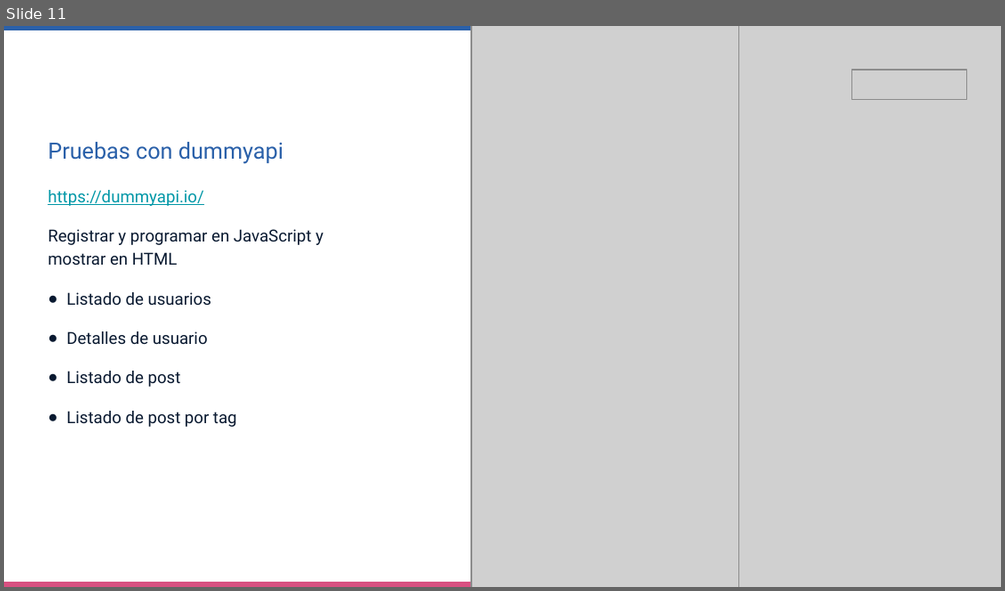
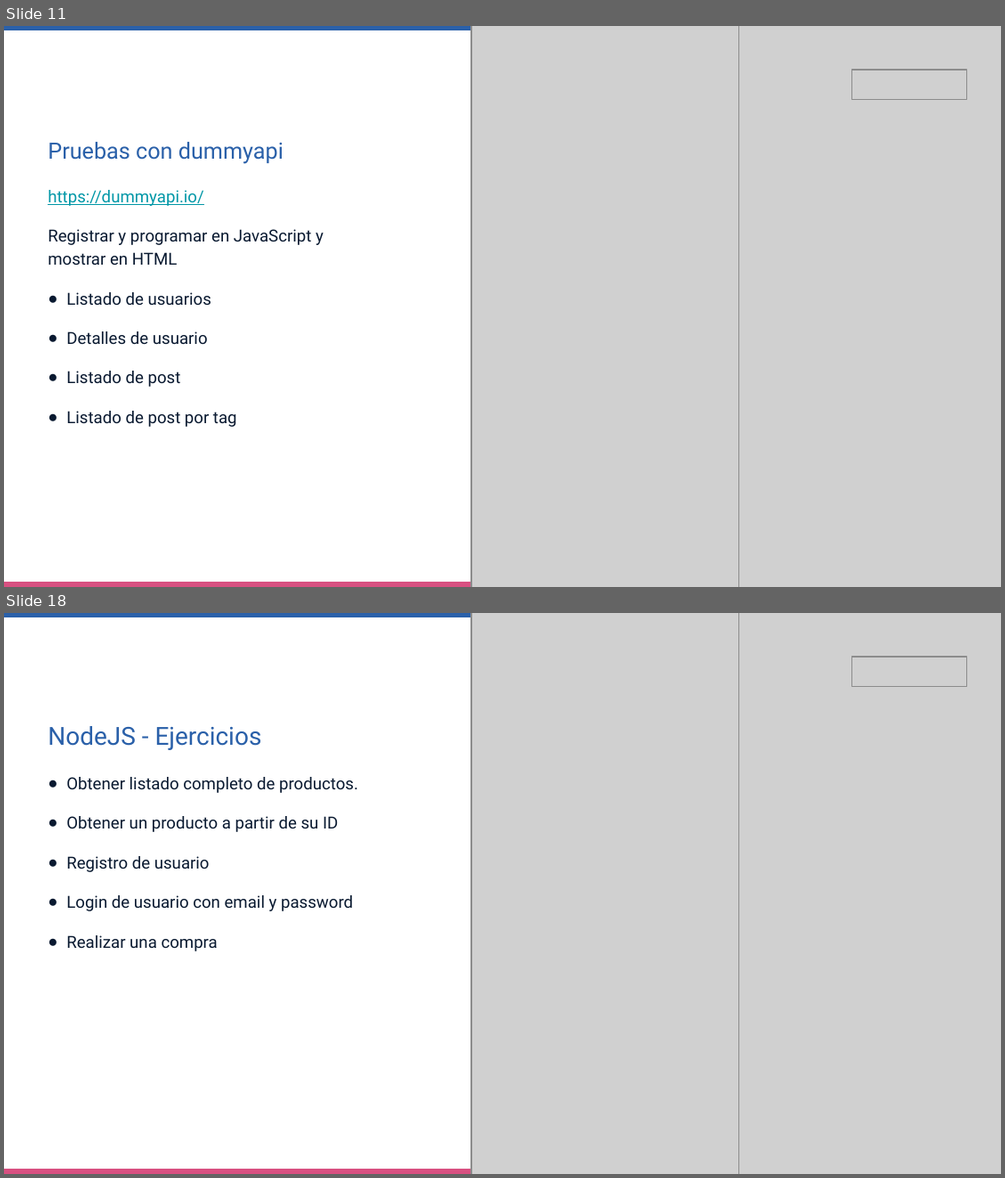
Before and after one commit to daaniad/jsAvanzado, a slide deck: 20221112_JavaScript_Avanzado_Promo3.pptx. Shown one above the other, each under a label of ours: slide 11 before the commit, slides 11 and 18 after it; the slides between them are not shown. The pictures are 1005x591 and 1005x1178 pixels, drawn with LibreOffice and Linux fonts; fonts in the diff are those of the drawing; grey boxes stand for pictures; background and template pictures are left out. Boxes give left, top, right and bottom in pixels: in the first picture for what was removed or moved away, otherwise in the second. Text is boxed around its words. In the diff, an @@ line names an element or a change of style, - is before the commit and + after.

```diff
--- a/20221112_JavaScript_Avanzado_Promo3.pptx
+++ b/20221112_JavaScript_Avanzado_Promo3.pptx
@@ slide 18 added at (x1=4, y1=613, x2=1001, y2=1174), background #FFFFFF; not listed: 2 template elements that a slide beside it also shows @@
@@ picture added at (x1=471, y1=613, x2=738, y2=1174) @@
@@ picture added at (x1=738, y1=613, x2=1001, y2=1174) @@
@@ picture added at (x1=852, y1=657, x2=967, y2=687) @@
@@ title added at (x1=48, y1=726, x2=262, y2=750), 18 pt, text #2A60A9 @@
+NodeJS - Ejercicios
@@ text added at (x1=66, y1=777, x2=358, y2=951), 12 pt, text #091930 @@
+● Obtener listado completo de productos.
+● Obtener un producto a partir de su ID
+● Registro de usuario
+● Login de usuario con email y password
+● Realizar una compra
```
Also in this commit, not shown: 11 other slides added.
